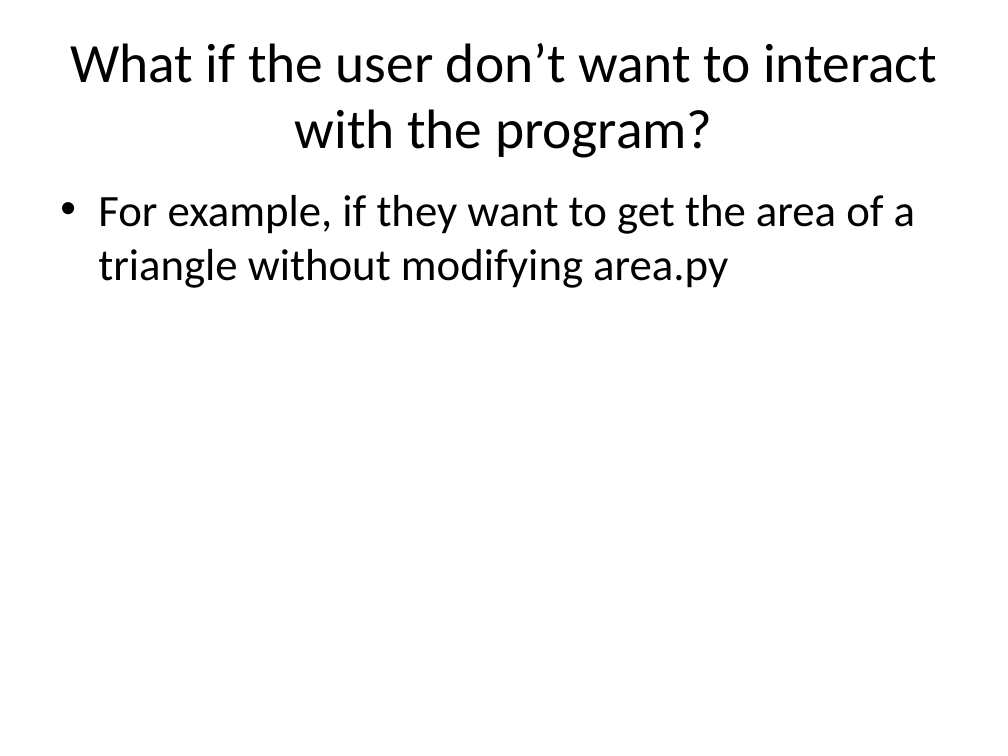
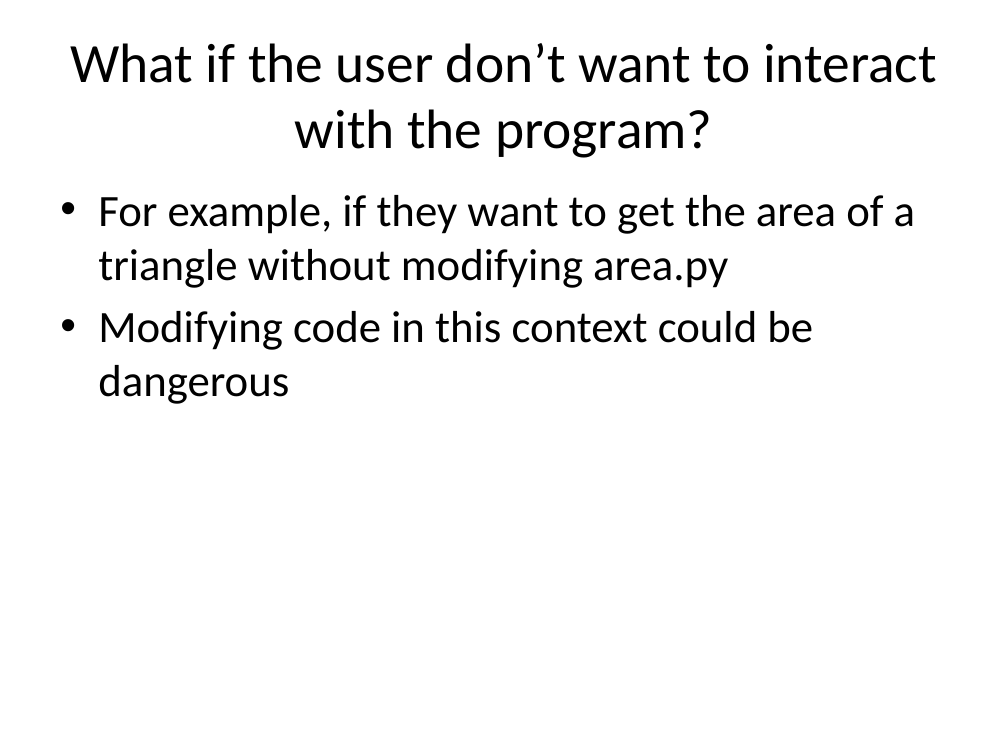
Before and after one commit to purcellconsult/python-mastery-crashcourse-one, a slide deck: slide 6 of slide_decks/commandlne_arguments_python.pptx. Drawn at 1008x756 pixels with LibreOffice and Linux fonts; fonts in the diff are those of the drawing. Boxes give left, top, right and bottom in pixels: in the first picture for what was removed or moved away, otherwise in the second. Text is boxed around its words. In the diff, an @@ line names an element or a change of style, - is before the commit and + after.

```diff
--- a/slide_decks/commandlne_arguments_python.pptx
+++ b/slide_decks/commandlne_arguments_python.pptx
@@ text at box(98, 311, 813, 404): paragraph added @@
+• Modifying code in this context could be dangerous
```
Also in this commit, not shown: 1 other slide changed, 8 slides added, 9 slides removed, 4 other files.
